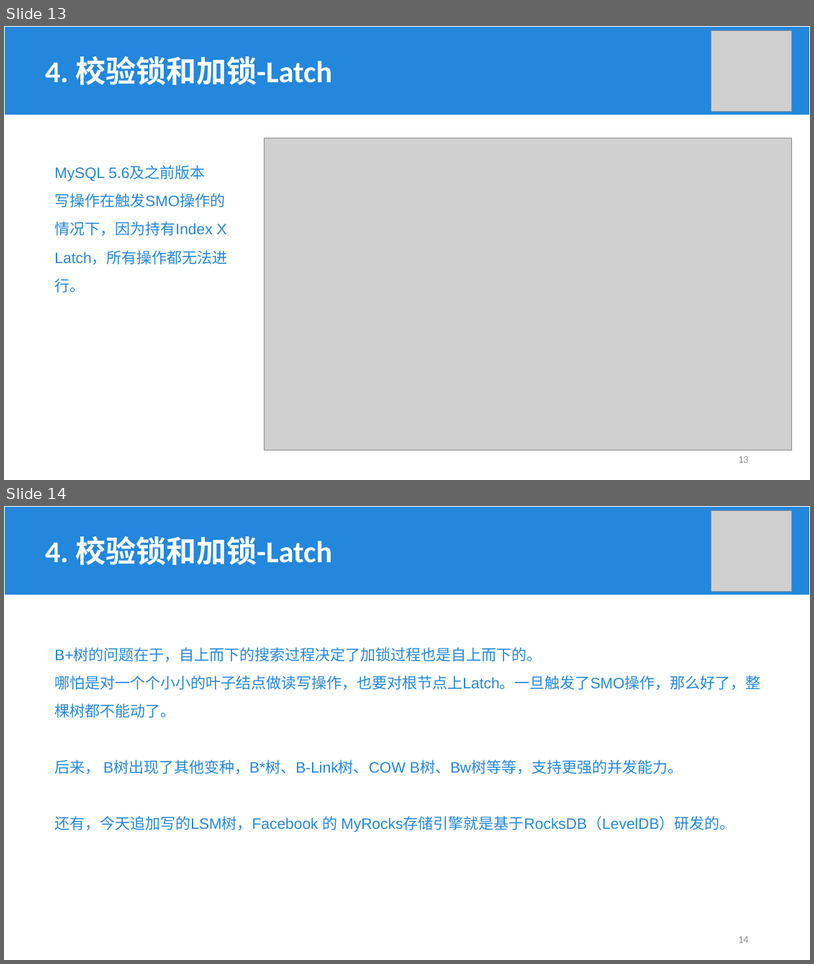
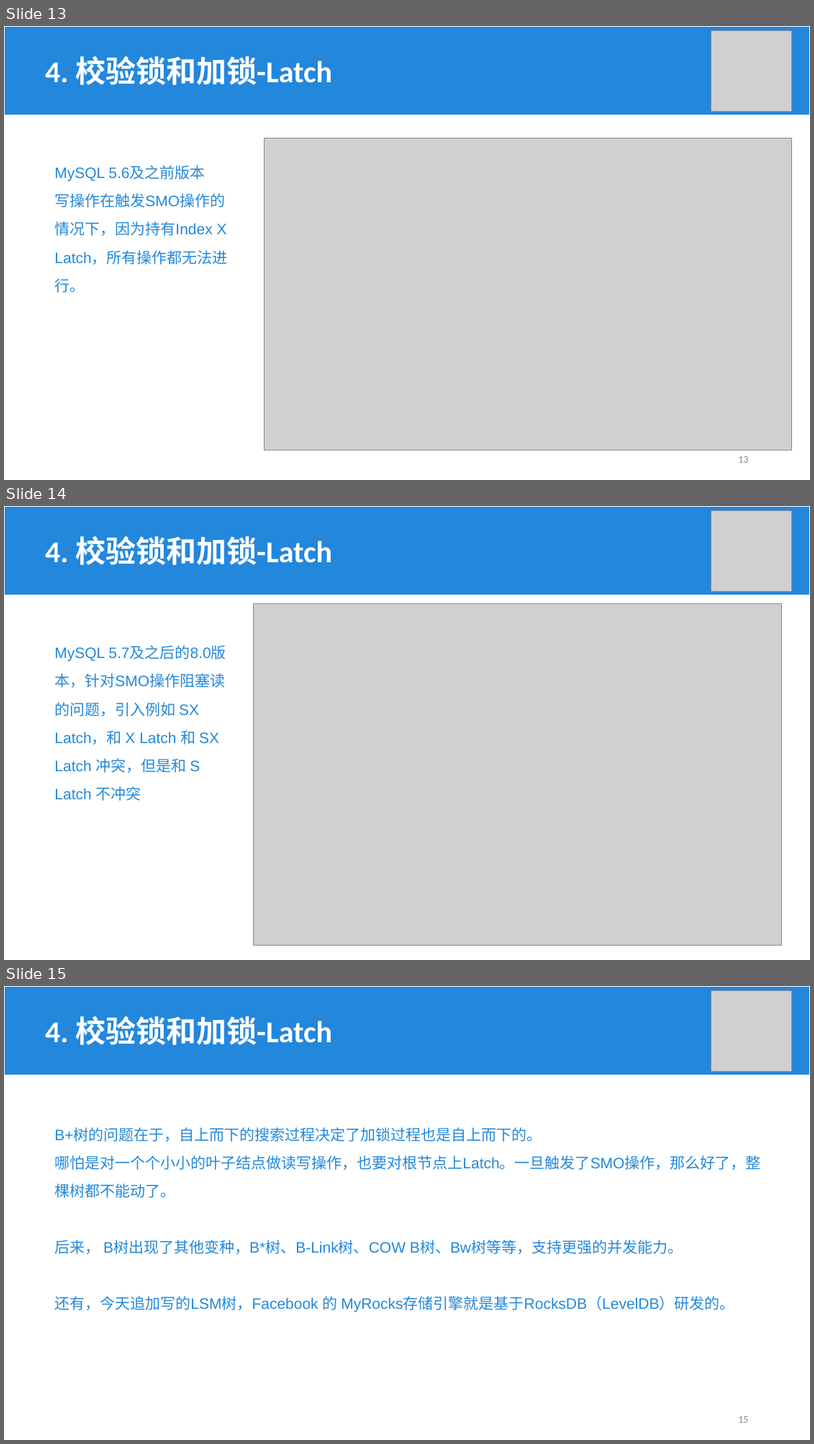
Before and after one commit to Khighness/bplustree, a slide deck: docs/cantai.pptx. Shown one above the other, each under a label of ours: slides 13 and 14 before the commit, slides 13, 14 and 15 after it. The pictures are 814x964 and 814x1444 pixels, drawn with LibreOffice and Linux fonts; fonts in the diff are those of the drawing; grey boxes stand for pictures. Boxes give left, top, right and bottom in pixels: in the first picture for what was removed or moved away, otherwise in the second. Text is boxed around its words. In the diff, an @@ line names an element or a change of style, - is before the commit and + after.

Commit message:
Update ppt and pdf in docs.

```diff
--- a/docs/cantai.pptx
+++ b/docs/cantai.pptx
@@ slide 14 added at [4,506,810,960], background #FFFFFF @@
@@ rectangle added at [4,506,810,595], fill #2387DC, outline #FFFFFF 1 pt @@
@@ picture added at [712,510,792,591] @@
@@ text added at [45,536,332,565], 36 pt, text #FFFFFF, bold @@
+4. 校验锁和加锁-Latch
@@ picture added at [254,603,782,944] @@
@@ text added at [54,646,226,800], 18 pt, text #2388DB @@
+MySQL 5.7及之后的8.0版本，针对SMO操作阻塞读 的问题，引入例如 SX Latch，和 X Latch 和 SX Latch 冲突，但是和 S Latch 不冲突
@@ page number added at [738,944,748,945], 12 pt, text #8C8C8C @@
+14
@@ what was slide 14 is now slide 15 @@
@@ page number at [738,1416,748,1422]: text changed @@
-14
+15
```
Also in this commit, not shown: 1 other file.
